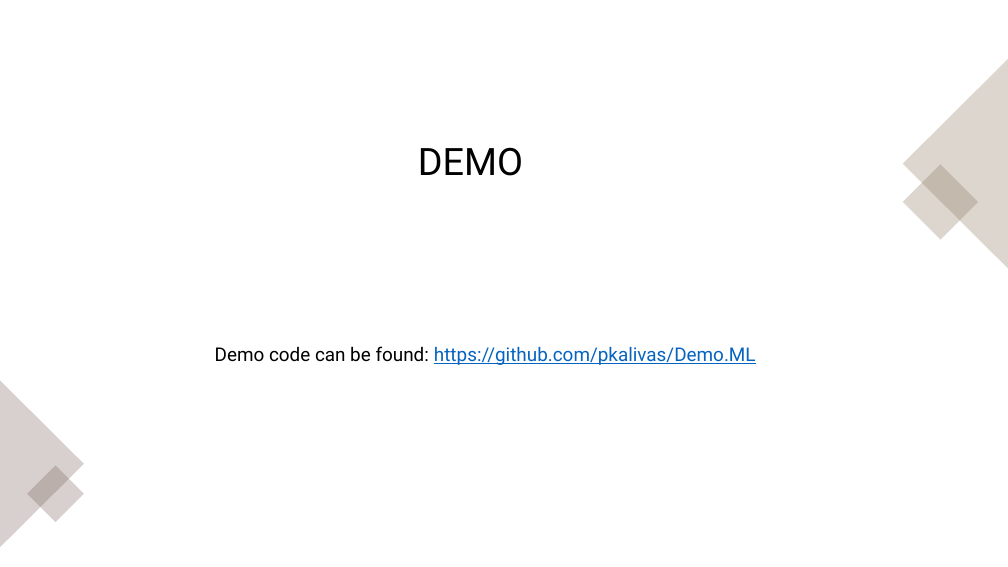
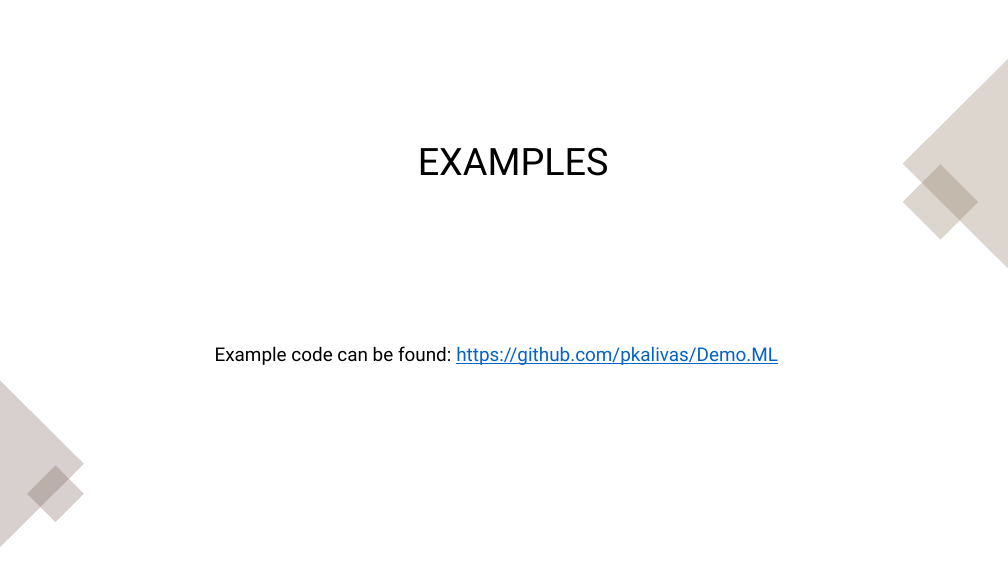
Before and after one commit to pkalivas/Demo.ML, a slide deck: slide 15 of deck.pptx (slide 14 before the commit). Drawn at 1008x567 pixels with LibreOffice and Linux fonts; fonts in the diff are those of the drawing. Boxes give left, top, right and bottom in pixels: in the first picture for what was removed or moved away, otherwise in the second. Text is boxed around its words. In the diff, an @@ line names an element or a change of style, - is before the commit and + after.

```diff
--- a/deck.pptx
+++ b/deck.pptx
@@ title at (418, 147, 609, 176): text changed @@
-DEMO
+EXAMPLES
@@ text at (215, 346, 778, 365): text changed @@
-Demo code can be found: https://github.com/pkalivas/Demo.ML
+Example code can be found: https://github.com/pkalivas/Demo.ML
```
Also in this commit, not shown: 4 other slides changed, 1 slide added, 4 other files.
